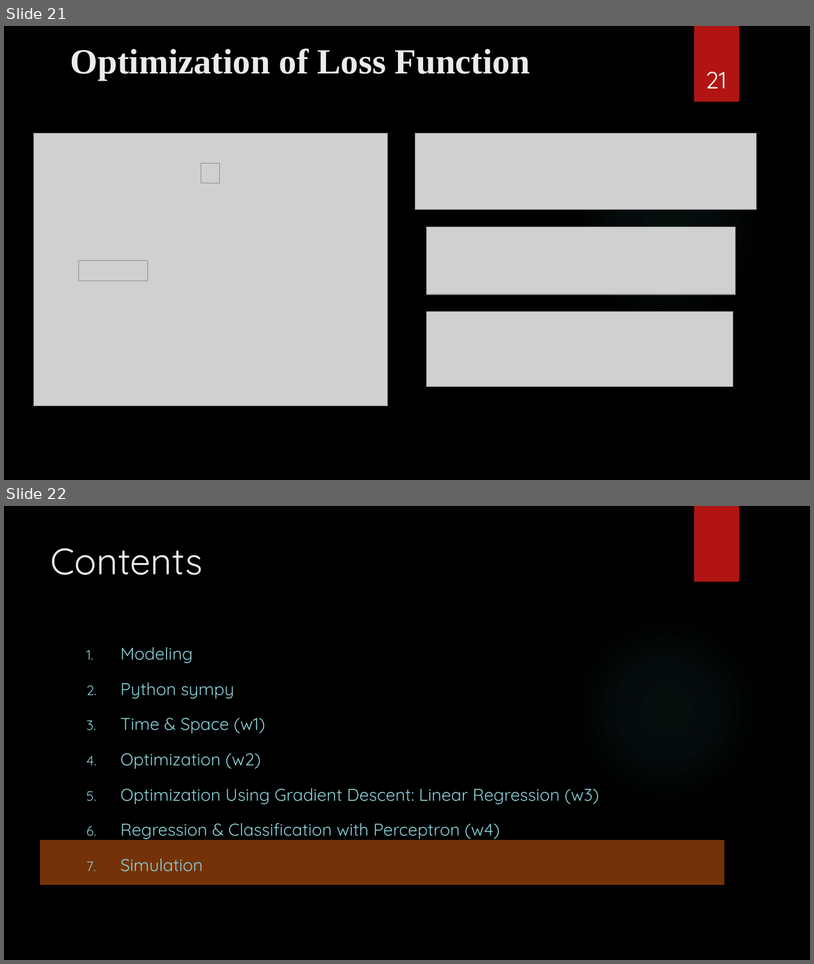
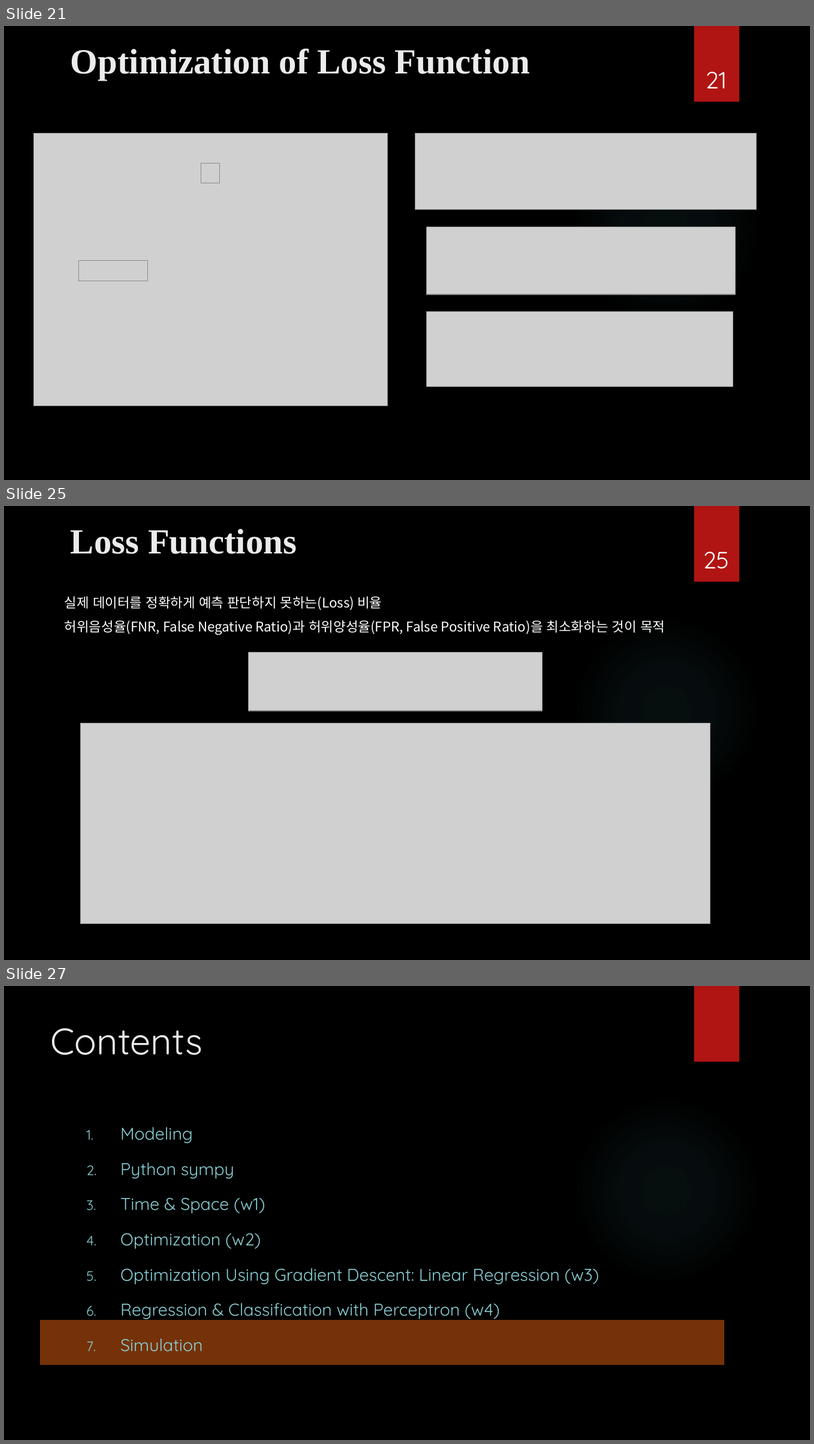
Before and after one commit to ancestor9/mathematics-for-machine-learning, a slide deck: Calculus/Calculus.pptx. Shown one above the other, each under a label of ours: slides 21 and 22 before the commit, slides 21, 25 and 27 after it; the slides between them are not shown. The pictures are 814x964 and 814x1444 pixels, drawn with LibreOffice and Linux fonts; fonts in the diff are those of the drawing; grey boxes stand for pictures; background and template pictures are left out. Boxes give left, top, right and bottom in pixels: in the first picture for what was removed or moved away, otherwise in the second. Text is boxed around its words. In the diff, an @@ line names an element or a change of style, - is before the commit and + after.

```diff
--- a/Calculus/Calculus.pptx
+++ b/Calculus/Calculus.pptx
@@ slide 25 added at box(4, 506, 810, 960), background picture (left out); not listed: 2 template elements that a slide beside it also shows @@
@@ title added at box(71, 529, 297, 554), 42 pt, text #EBEBEB, bold @@
+Loss Functions
@@ page number added at box(704, 552, 730, 568), 28 pt, text #FFFFFF @@
+25
@@ text added at box(65, 596, 665, 635), 16 pt, text #FFFFFF @@
+실제 데이터를 정확하게 예측 판단하지 못하는(Loss) 비율
+허위음성율(FNR, False Negative Ratio)과 허위양성율(FPR, False Positive Ratio)을 최소화하는 것이 목적
@@ picture added at box(249, 652, 542, 711) @@
@@ picture added at box(80, 723, 711, 924) @@
@@ what was slide 22 is now slide 27 @@
```
Also in this commit, not shown: 4 other slides added.
